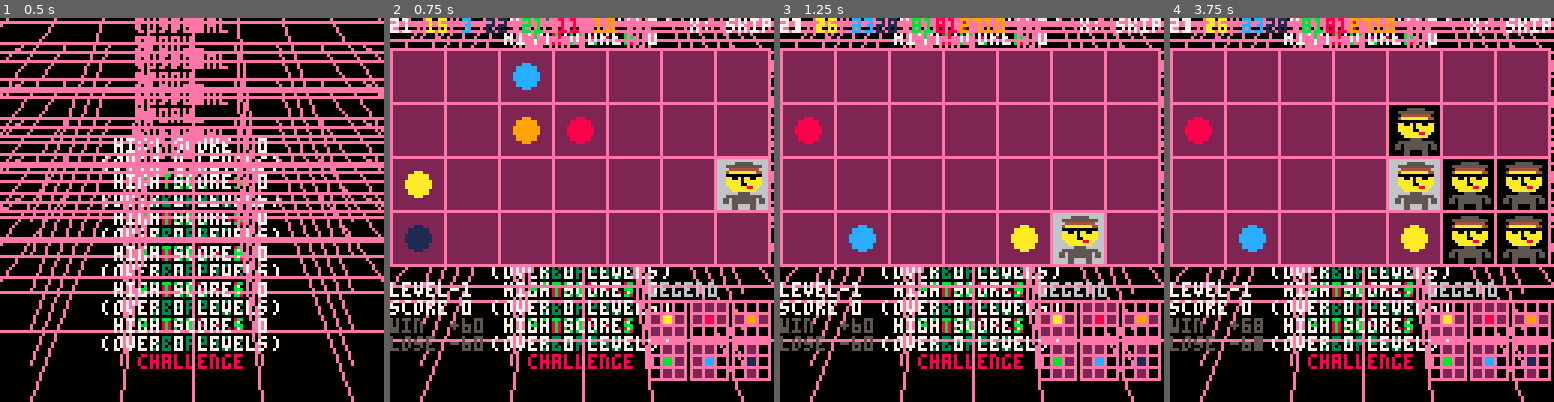
Above: before the commit, frames 1-4 (left to right).
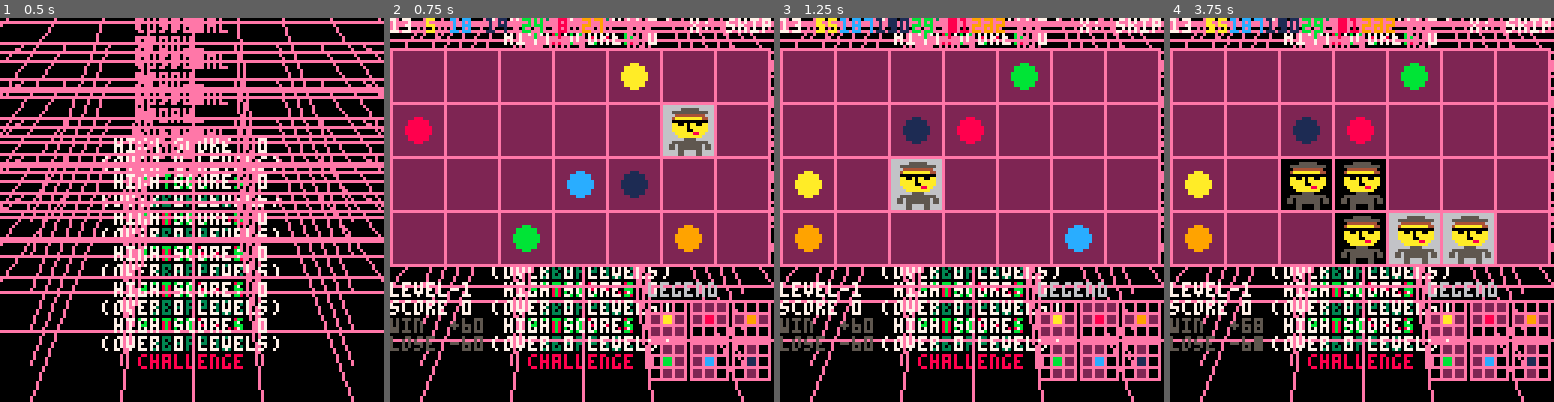
Above: after the commit, the same moments.

Repository: tobiasvl/patrick
Game: PICO-8 cartridge patrick.p8
Same seed, same stepped clock (60 frames per second), same inputs: the game is played once before the commit and once after it.
Inputs (mouse positions are in pixels of both pictures, inside the frame that each line leads up to):
- Up to frame 1 (0.5 s): tap X (X key) at 0.33 s
- Up to frame 2 (0.75 s): click (670, 121) at 0.67 s; tap O (Z key) at 0.7 s
- Up to frame 3 (1.25 s): tap X (X key) at 1.07 s; click (826, 267) at 1.22 s
- Up to frame 4 (3.75 s): hold Right 1.6-2.1 s; tap O (Z key) every 0.4 s from 1.7 to 3.7 s; click (1277, 114) at 1.77 s; tap X (X key) at 1.85, 2.97 s; hold Up 2.15-2.42 s; click (1342, 259) at 2.32 s; hold Right 2.47-3.03 s; click (1404, 106) at 2.87 s; hold Left 3.08-3.58 s; click (1465, 256) at 3.42 s; hold Down from 3.63 s (still down)

Frame 1 is identical in both runs. In frame 2, 8.3% of the frame differs, in the area x 0-99%, y 0-61%; in frame 3, 7.2%; in frame 4, 20%, in the area x 0-99%, y 0-65%.

Commit message:
Custom mode now works, and data structures are improved

Diff:
--- a/patrick.p8
+++ b/patrick.p8
@@ -11,6 +11,10 @@
   game_over=4,
   tutorial=5,
   story=6,
+  custom=7,
+  custom_play=8,
+  win_custom=9,
+  game_over_custom=10,
 }
 
 function _init()
@@ -26,7 +30,7 @@
   emulated=stat(102)!=0
   story_scroll=127
   kill=false
-  mouse_pointer=16
+  mouse_pointer=0
 end
 
 menu={
@@ -62,13 +66,13 @@
     if (button==8) menu_selection=(menu_selection%#menu)+1
     if (button==0x10) menu[menu_selection]()
     if (button==0x20) kill=true --todo debug
-  elseif mode==modes.play then
+  elseif mode==modes.play or mode==modes.custom_play then
     menuitem(1,"title screen",function() mode=modes.title_screen end)
-    if (button==0x20 and destroyed==0) init_board()
+    if (mode==modes.play and button==0x20 and destroyed==0) init_board()
     if destroyed==27 then
-      mode=modes.win
+      mode=mode==modes.play and modes.win or modes.win_custom
     elseif get_tile(patrick.x-1,patrick.y)==-1 and get_tile(patrick.x+1,patrick.y)==-1 and get_tile(patrick.x-1,patrick …(220 unchanged characters)…
-      mode=modes.game_over
+      mode=mode==modes.play and modes.game_over or modes.game_over_custom
     end
     new_highlight={}
     new_highlight.x,new_highlight.y=highlight.x,highlight.y
@@ -93,22 +97,22 @@
       patrick.x,patrick.y=highlight.x,highlight.y
       local tile=get_tile(highlight.x,highlight.y)
       if tile>0 then
-        if tile==10 or tile==9 then
+        if tile==7 or tile==2 then
           destroy_tile(highlight.x-1,highlight.y-1)
           destroy_tile(highlight.x,highlight.y-1)
           destroy_tile(highlight.x+1,highlight.y-1)
         end
-        if tile==8 or tile==9 then
+        if tile==3 or tile==2 then
           destroy_tile(highlight.x-1,highlight.y+1)
           destroy_tile(highlight.x,highlight.y+1)
           destroy_tile(highlight.x+1,highlight.y+1)
         end
-        if tile==11 or tile==1 then
+        if tile==4 or tile==5 then
           destroy_tile(highlight.x-1,highlight.y-1)
           destroy_tile(highlight.x-1,highlight.y)
           destroy_tile(highlight.x-1,highlight.y+1)
         end
-        if tile==12 or tile==1 then
+        if tile==6 or tile==5 then
           destroy_tile(highlight.x+1,highlight.y-1)
           destroy_tile(highlight.x+1,highlight.y)
           destroy_tile(highlight.x+1,highlight.y+1)
@@ -132,6 +136,14 @@
       if (score>high_score) dset(1,score) dset(2,run)
       init_board()
       mode=modes.play
+      mouse=false
+    end
+  elseif mode==modes.win_custom or mode==modes.game_over_custom then
+    if btnp(4) or mouse then
+      board=backup.board
+      patrick=backup.patrick
+      balls=backup.balls
+      mode=modes.custom
       mouse=false
     end
   elseif mode==modes.tutorial then
@@ -179,57 +191,74 @@
     end
   elseif mode==modes.custom then
     menuitem(1,"title screen",function() mode=modes.title_screen end)
+    if patrick.x>0 and btnp(4) then
+      highlight.x,highlight.y=patrick.x,patrick.y
+      mode=modes.custom_play
+      steps=0
+      destroyed=0
+      backup={}
+      backup.board,backup.balls,backup.patrick={},{},{}
+      backup.patrick.x,backup.patrick.y=patrick.x,patrick.y
+      for y=1,4 do
+        backup.board[y]={}
+        for x=1,7 do
+          backup.board[y][x]=board[y][x]
+        end
+      end
+      for i=1,7 do
+        backup.balls[i]={}
+        backup.balls[i].id=balls[i].id
+        backup.balls[i].color=balls[i].color
+        backup.balls[i].pos=balls[i].pos
+      end
+    end
     if mouse then
       local x,y=stat(32),stat(33)
       cell_x,cell_y=ceil(x/18),ceil((y-10)/18)
-      if patrick.x==-1 and x>=0 and x<=15 and y>=94 and y<=110 then
+      -- slippe
+      if mouse_pointer!=0 and get_tile(cell_x,cell_y)==-1 then
+        mouse_pointer=0
+      -- plukk opp patrick fra tray og brett
+      elseif patrick.x==-1 and x>=0 and x<=15 and y>=94 and y<=110 then
         mouse_pointer=1
       elseif patrick.x==cell_x and patrick.y==cell_y then
         patrick={x=-1,y=-1}
-        balls[1][2]=0
+        balls[1].pos=0
         mouse_pointer=1
-      elseif balls[2][2]==0 and x>=16 and x<=24 and y>=94 and y<=102 then
+      -- plukk opp ball fra tray
+      elseif balls[2].pos==0 and x>=16 and x<=24 and y>=94 and y<=102 then
         mouse_pointer=2
-      elseif balls[3][2]==0 and x>=26 and x<=34 and y>=94 and y<=102 then
+      elseif balls[3].pos==0 and x>=26 and x<=34 and y>=94 and y<=102 then
         mouse_pointer=3
-      elseif balls[4][2]==0 and x>=36 and x<=44 and y>=94 and y<=102 then
+      elseif balls[4].pos==0 and x>=36 and x<=44 and y>=94 and y<=102 then
         mouse_pointer=4
-      elseif balls[5][2]==0 and x>=16 and x<=24 and y>=104 and y<=112 then
+      elseif balls[5].pos==0 and x>=16 and x<=24 and y>=104 and y<=112 then
         mouse_pointer=5
-      elseif balls[6][2]==0 and x>=26 and x<=34 and y>=104 and y<=112 then
+      elseif balls[6].pos==0 and x>=26 and x<=34 and y>=104 and y<=112 then
         mouse_pointer=6
-      elseif balls[7][2]==0 and x>=36 and x<=44 and y>=104 and y<=112 then
+      elseif balls[7].pos==0 and x>=36 and x<=44 and y>=104 and y<=112 then
         mouse_pointer=7
-      else
-        local tile=get_tile(cell_x,cell_y)
-        if tile!=-1 then
-          if balls[mouse_pointer] then
-            if mouse_pointer==1 then
-              patrick.x,patrick.y=cell_x,cell_y
-            else
-              for i=2,7 do
-                if tile==balls[i][1] then
-                  board[cell_y][cell_x]=balls[mouse_pointer][1]
-                  balls[i][2]=0
-                  mouse_pointer=i
-                  break
-                end
-              end
-            end
-            balls[mouse_pointer]={balls[mouse_pointer][1],cell_x+(7*(cell_y-1))}
-            mouse_pointer=16
-          end
-          for i=2,7 do
-            if tile==balls[i][1] then
-              board[cell_y][cell_x]=0
-              balls[i][2]=0
-              mouse_pointer=i
-              break
-            end
-          end
-        else
-          mouse_pointer=16
-        end
+      elseif get_tile(cell_x,cell_y)==0 then
+        if mouse_pointer==1 then
+          patrick.x,patrick.y=cell_x,cell_y
+        elseif mouse_pointer>0 then
+          set_tile(cell_x,cell_y,balls[mouse_pointer].id)
+        end
+        balls[mouse_pointer].pos=cell_x+(7*(cell_y-1))
+        mouse_pointer=0
+      elseif get_tile(cell_x,cell_y)>0 then
+        local pick_up=get_tile(cell_x,cell_y)
+        set_tile(cell_x,cell_y,0)
+        balls[pick_up].pos=0
+        if (pick_up==1) patrick.x,patrick.y=-1,-1
+        if mouse_pointer==1 then
+          patrick.x,patrick.y=cell_x,cell_y
+          balls[mouse_pointer].pos=cell_x+(7*(cell_y-1))
+        elseif mouse_pointer>0 then
+          set_tile(cell_x,cell_y,balls[mouse_pointer].id)
+          balls[mouse_pointer].pos=cell_x+(7*(cell_y-1))
+        end
+        mouse_pointer=pick_up
       end
     end
   end
@@ -280,7 +309,7 @@
           if (page==2 and (x==patrick.x-1 or x==patrick.x or x==patrick.x+1) and (y==patrick.y-1 or y==patrick.y or y==patrick.y+1)) bg=5
           if (patrick.x==x and patrick.y==y) bg=6
           rectfill(18*(x-1)+1,offset+(18*(y-1))+1,18*(x)-1,offset+(18*(y))-1,bg)
-          if (tile>0) circfill(18*(x-1)+9,offset+(18*(y-1))+9,4,tile)
+          if (tile>0) circfill(18*(x-1)+9,offset+(18*(y-1))+9,4,balls[tile].color)
         end
       end
     end
@@ -373,10 +402,10 @@
     if page==9 or page==10 or page==11 then
       print_code()
     end
-  elseif mode==modes.play or mode==modes.win or mode==modes.game_over then
+  elseif mode==modes.play or mode==modes.win or mode==modes.game_over or mode==modes.custom_play then
     cls()
     print_code()
-    if (destroyed==0) print("x: skip",128-(7*4),0,7)
+    if (destroyed==0 and mode==modes.play) print("x: skip",128-(7*4),0,7)
     local offset=10
     for y=1,4 do
       for x=1,7 do
@@ -403,7 +432,7 @@
             end
           end
           rectfill(18*(x-1)+1,offset+(18*(y-1))+1,18*(x)-1,offset+(18*(y))-1,bg)
-          if (tile>0) circfill(18*(x-1)+9,offset+(18*(y-1))+9,4,tile)
+          if (tile>0) circfill(18*(x-1)+9,offset+(18*(y-1))+9,4,balls[tile].color)
         end
       end
     end
@@ -411,15 +440,17 @@
     palt(6,true)
     local sprite=1
     if kill then
-      local foo=run%balls[1][2]
+      local foo=run%balls[1].pos
       if (foo==3) sprite=3
       if (foo==5) sprite=39
       if (foo==7) sprite=41
     end
     spr(sprite,(18*(patrick.x-1))+2,offset+(18*(patrick.y-1))+2,2,2)
     palt()
-    print("level"..(kill and "-" or " ")..run+1,0,88,7)
-    print("score "..score,0,94,7)
+    if mode!=modes.custom_play then
+      print("level"..(kill and "-" or " ")..run+1,0,88,7)
+      print("score "..score,0,94,7)
+    end
     print("win  +"..60-steps,0,100,5)
     print("lose -"..60+steps,0,106,5)
     print_legend()
@@ -436,6 +467,14 @@
     print("score "..score,0,94,5)
     print("lose -"..60+steps,0,106,8)
     print("score="..max(0,score-(60+steps)),0,114,7)
+    oh_no()
+  elseif mode==modes.win_custom then
+    print("z: edit",128-(7*4),0,7)
+    print("score "..60-steps,0,100,11)
+    all_right()
+  elseif mode==modes.game_over_custom then
+    print("z: edit",128-(7*4),0,7)
+    print("lose -"..60+steps,0,106,8)
     oh_no()
   elseif mode==modes.story then
     if (kill) cls(5) else cls()
@@ -494,8 +533,8 @@
       palt()
       local ball_x=40
       for ball in all(balls) do
-        if ball[1]!=7 then
-          circfill(ball_x,38*6+story_scroll,4,ball[1])
+        if ball.id!=1 then -- todo ball.id!=1
+          circfill(ball_x,38*6+story_scroll,4,ball.color)
           ball_x+=10
         end
       end
@@ -524,6 +563,7 @@
   elseif mode==modes.custom then
     cls()
     print_code()
+    if (patrick.x>0) print("z: play",128-(7*4),0,7)
     print_legend()
     local offset=10
     for y=1,4 do
@@ -532,9 +572,8 @@
         if tile>=0 then
           rect(18*(x-1),offset+(18*(y-1)),18*(x),offset+(18*(y)),14)
           local bg=2
-          --if (patrick.x==x and patrick.y==y) bg=6
           rectfill(18*(x-1)+1,offset+(18*(y-1))+1,18*(x)-1,offset+(18*(y))-1,bg)
-          if (tile>0) circfill(18*(x-1)+9,offset+(18*(y-1))+9,4,tile)
+          if (tile>0) circfill(18*(x-1)+9,offset+(18*(y-1))+9,4,balls[tile].color)
         end
       end
     end
@@ -551,9 +590,9 @@
     local x,y=20,98
     for i=2,7 do
       if mouse_pointer==i then
-        circfill(stat(32)+4,stat(33)+4,4,balls[i][1])
-      elseif balls[i][2]==0 then
-        circfill(x,y,4,balls[i][1])
+        circfill(stat(32)+4,stat(33)+4,4,balls[i].color)
+      elseif balls[i].pos==0 then
+        circfill(x,y,4,balls[i].color)
       end
       x+=10
       if (x==50) x,y=20,108
@@ -596,11 +635,11 @@
 
 function print_code()
   local x=0
-  print(balls[1][2],x,0,balls[1][1])
-  x+=#(tostr(balls[1][2]).." ")*4
+  print(balls[1].pos,x,0,balls[1].color)
+  x+=#(tostr(balls[1].pos).." ")*4
   for i=7,2,-1 do
-    print(balls[i][2].." ",x,0,balls[i][1])
-    x+=#tostr(balls[i][2].." ")*4
+    print(balls[i].pos.." ",x,0,balls[i].color)
+    x+=#tostr(balls[i].pos.." ")*4
   end
 end
 
@@ -615,28 +654,21 @@
 end
 
 function init_board(skip_balls,skip_patrick)
+  balls={
+    {id=1,color=7,pos=0},
+    {id=2,color=9,pos=0},
+    {id=3,color=8,pos=0},
+    {id=4,color=11,pos=0},
+    {id=5,color=1,pos=0},
+    {id=6,color=12,pos=0},
+    {id=7,color=10,pos=0}
+  }
   if not skip_balls then
-    balls={
-      {7,flr(rnd(28))+1},
-      {9,flr(rnd(29))},
-      {8,flr(rnd(29))},
-      {11,flr(rnd(29))},
-      {1,flr(rnd(29))},
-      {12,flr(rnd(29))},
-      {10,flr(rnd(29))}
-    }
-  else
-    balls={
-      {7,0},
-      {9,0},
-      {8,0},
-      {11,0},
-      {1,0},
-      {12,0},
-      {10,0}
-    }
-    if (not skip_patrick) balls={{7,flr(rnd(28))+1}} else patrick={x=-1,y=-1}
-  end
+    for ball in all(balls) do
+      ball.pos=flr(rnd(28))+1
+    end
+  end
+  if (not skip_patrick) balls[1].pos=flr(rnd(28))+1 else patrick={x=-1,y=-1}
   steps=0
   destroyed=0
   board={}
@@ -648,8 +680,8 @@
       location+=1
       add(board[y],0)
       for ball in all(balls) do
-        if (location==ball[2]) then
-          if (ball[1]==7) patrick={x=x,y=y} else set_tile(x,y,ball[1])
+        if (location==ball.pos) then
+          if (ball.id==1) patrick={x=x,y=y} else set_tile(x,y,ball.id)
           break
         end
       end
